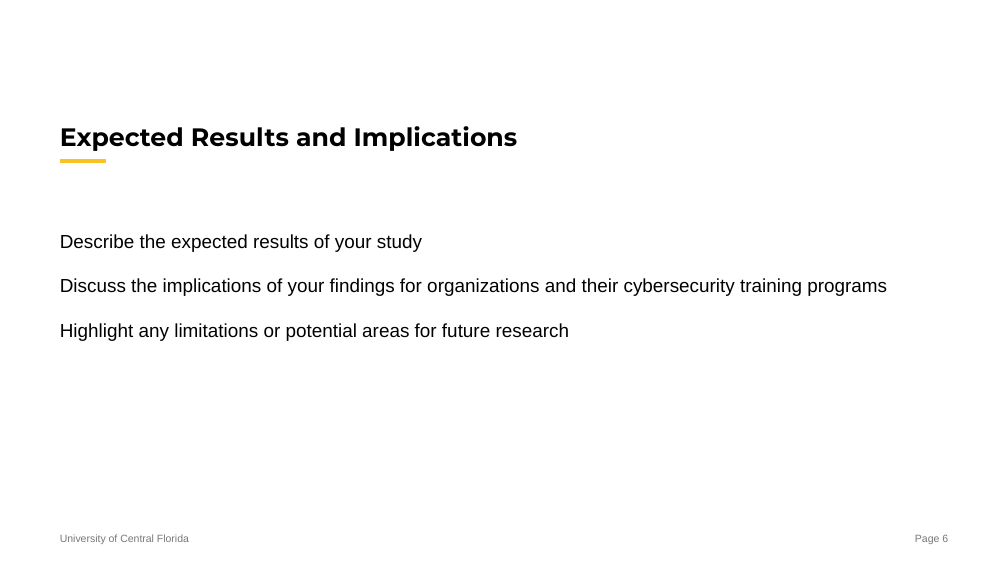
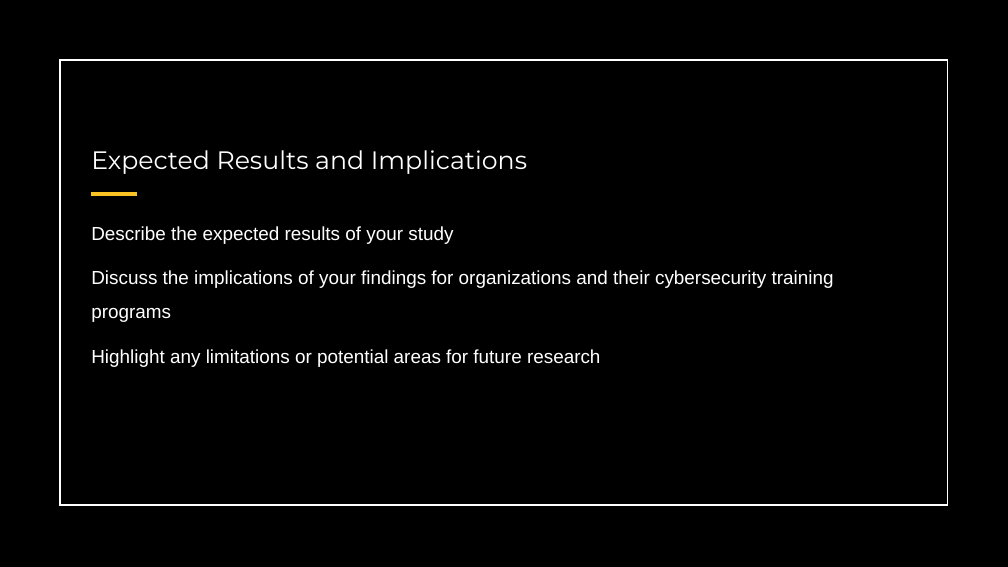
Before and after one commit to snowbowls/W.B.T.T.R.Y.A.Y.C.E.W, a slide deck: slide 6 of PPT/Alpha Review.pptx. Drawn at 1008x567 pixels with LibreOffice and Linux fonts; fonts in the diff are those of the drawing. Boxes give left, top, right and bottom in pixels: in the first picture for what was removed or moved away, otherwise in the second. Text is boxed around its words. In the diff, an @@ line names an element or a change of style, - is before the commit and + after.

```diff
--- a/PPT/Alpha Review.pptx
+++ b/PPT/Alpha Review.pptx
@@ rectangle added at [0, 0, 1008, 567], fill #000000 @@
@@ rectangle added at [60, 60, 948, 506], outline #FFFFFF 1.5 pt @@
@@ title "Expected Results and Implications": place and size @@
-title "Expected Results and Implications" at [60, 126, 518, 151]
+title "Expected Results and Implications" at [91, 150, 527, 174]
@@ title "Expected Results and Implications" at [91, 150, 527, 174]: text colour #000000 to #FFFFFF, bold off @@
@@ line moved from (60, 161) - (106, 161) to (91, 194) - (138, 194) @@
@@ text "Describe the expected results of ...": place and size @@
-text "Describe the expected results of ..." at [60, 234, 887, 341]
+text "Describe the expected results of ..." at [91, 226, 834, 367]
@@ text "Describe the expected results of ..." at [91, 226, 834, 367]: text colour #000000 to #FFFFFF @@
@@ text removed at [60, 534, 189, 544] @@
-University of Central Florida
@@ page number removed at [915, 535, 948, 544] @@
-Page 6
```
Also in this commit, not shown: 5 other slides changed.
